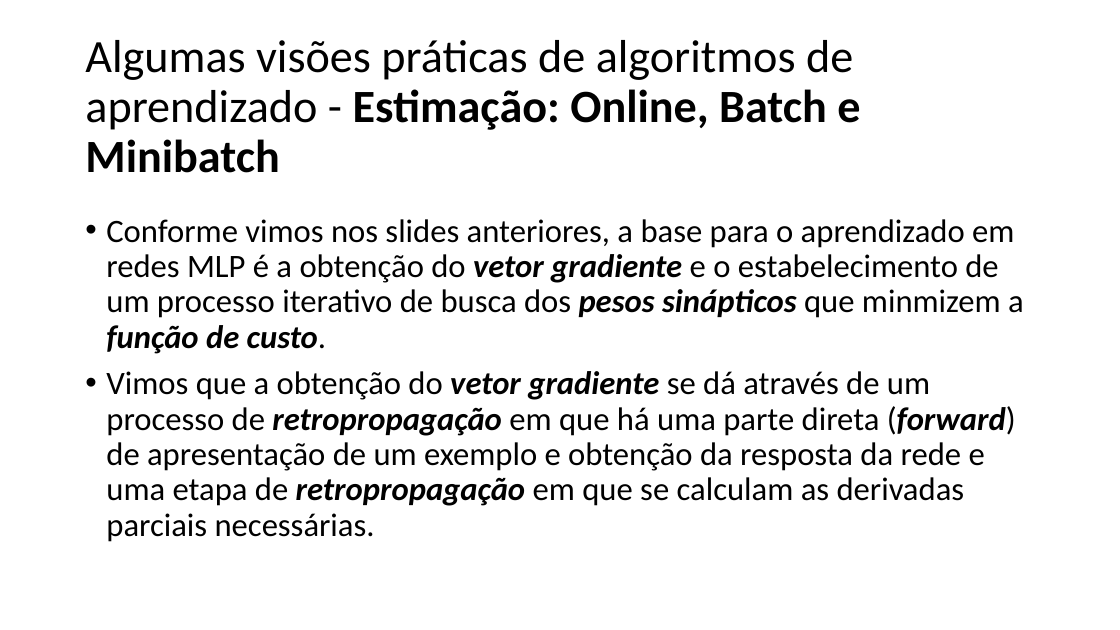
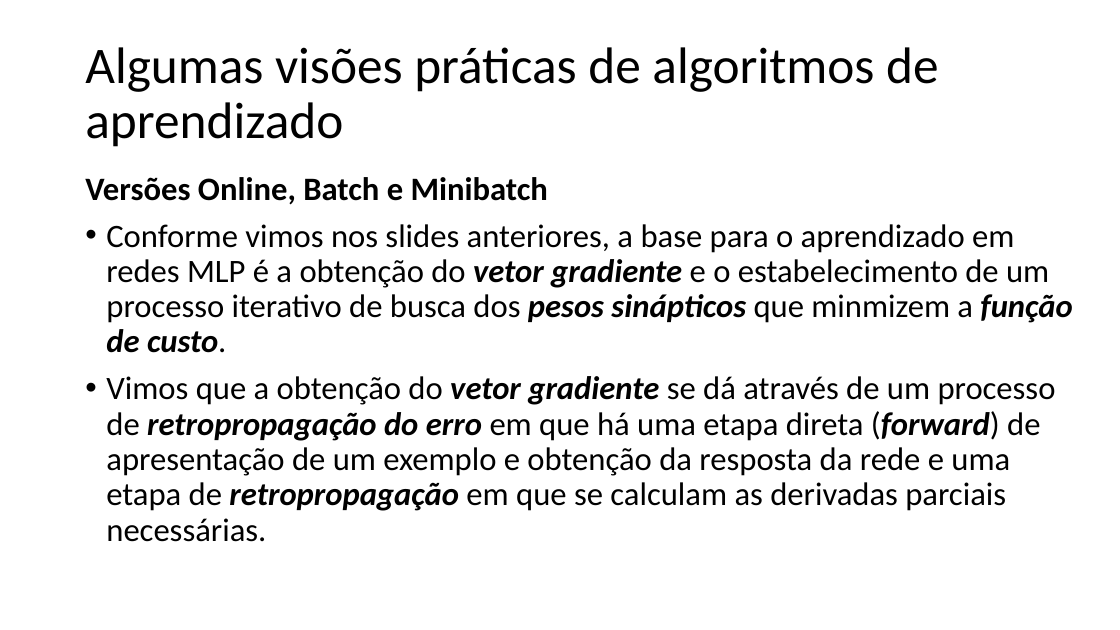
Before and after one commit to zz4fap/t320_aprendizado_de_maquina, a slide deck: slide 4 of slides/T320_Redes_Neurais_Artificiais (Parte IV).pptx. Drawn at 1120x630 pixels with LibreOffice and Linux fonts; fonts in the diff are those of the drawing. Boxes give left, top, right and bottom in pixels: in the first picture for what was removed or moved away, otherwise in the second. Text is boxed around its words. In the diff, an @@ line names an element or a change of style, - is before the commit and + after.

```diff
--- a/slides/T320_Redes_Neurais_Artificiais (Parte IV).pptx
+++ b/slides/T320_Redes_Neurais_Artificiais (Parte IV).pptx
@@ title at [85, 47, 938, 147]: text changed; size 39.6 to 44 pt @@
-Algumas visões práticas de algoritmos de aprendizado - Estimação: Online, Batch e Minibatch
+Algumas visões práticas de algoritmos de aprendizado
@@ text "Versões Online, Batch e Minibatch": place and size @@
-text "Versões Online, Batch e Minibatch" at [106, 219, 1024, 542]
+text "Versões Online, Batch e Minibatch" at [85, 177, 1072, 542]
@@ text at [85, 177, 548, 205]: paragraph added @@
+Versões Online, Batch e Minibatch
@@ text at [106, 376, 1056, 542]: text changed @@
-• Vimos que a obtenção do vetor gradiente se dá através de um processo de retropropagação em que há uma parte direta (forward) de apresentação de um exemplo e obtenção da resposta da rede e uma etapa de retropropagação em que se calculam as derivadas parciais necessárias.
+• Vimos que a obtenção do vetor gradiente se dá através de um processo de retropropagação do erro em que há uma etapa direta (forward) de apresentação de um exemplo e obtenção da resposta da rede e uma etapa de retropropagação em que se calculam as derivadas parciais necessárias.
```
Also in this commit, not shown: 10 other slides changed, 2 slides added, 1 slide removed, 3 other files.
